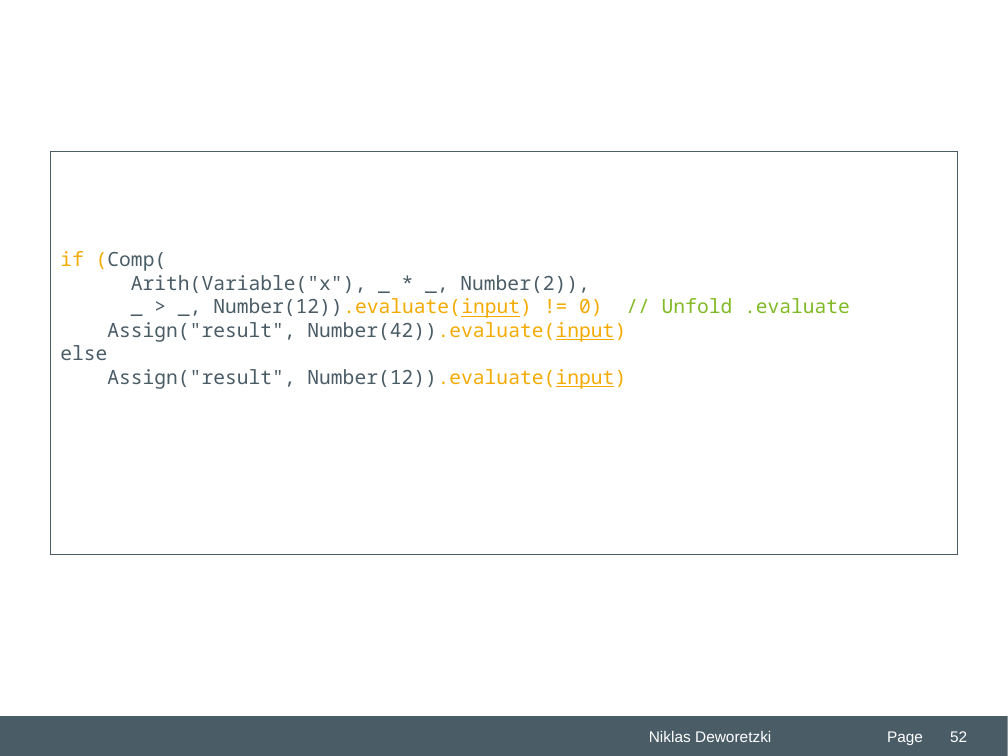
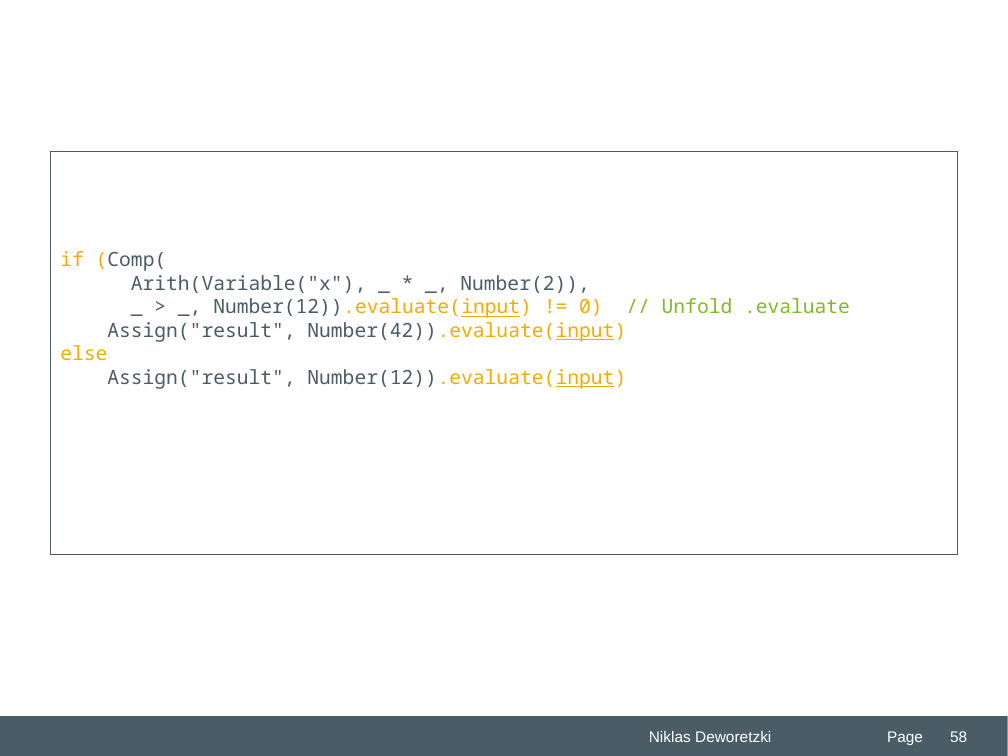
Before and after one commit to Niklas-Deworetzki/thm-masterseminar, a slide deck: slide 58 of paper/presentation/THM-Praesentation-FB06-MNI.odp (slide 52 before the commit). Drawn at 1008x756 pixels with LibreOffice and Linux fonts; fonts in the diff are those of the drawing; background and template pictures are left out. Boxes give left, top, right and bottom in pixels: in the first picture for what was removed or moved away, otherwise in the second. Text is boxed around its words. In the diff, an @@ line names an element or a change of style, - is before the commit and + after.

```diff
--- a/paper/presentation/THM-Praesentation-FB06-MNI.odp
+++ b/paper/presentation/THM-Praesentation-FB06-MNI.odp
@@ text in rectangle at [60, 345, 107, 361]: text colour #4A5C66 to #F4AA00 in "else" @@
@@ page number at [950, 731, 967, 742]: text changed @@
-52
+58
```
Also in this commit, not shown: 5 other slides changed, 6 slides added, 2 other files.
